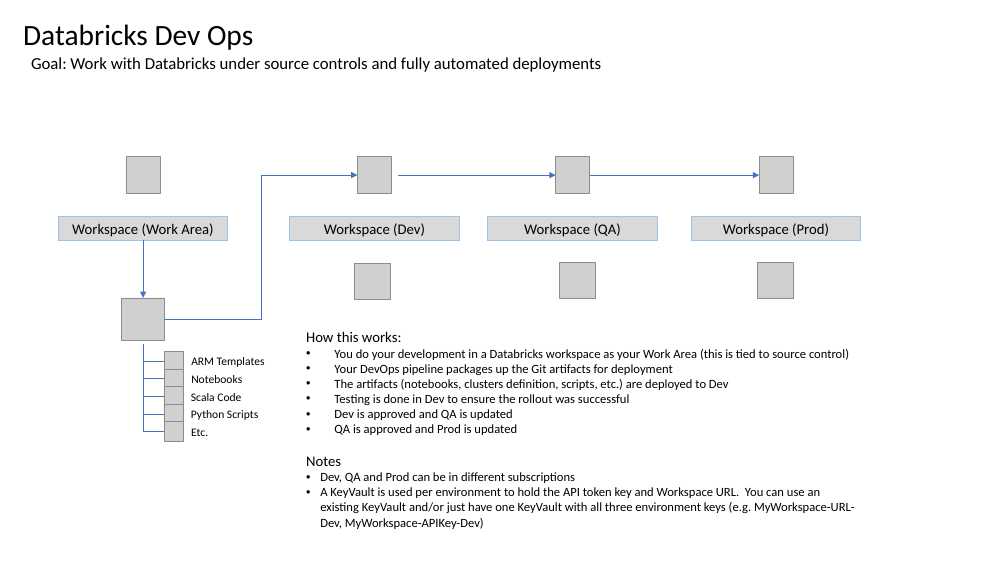
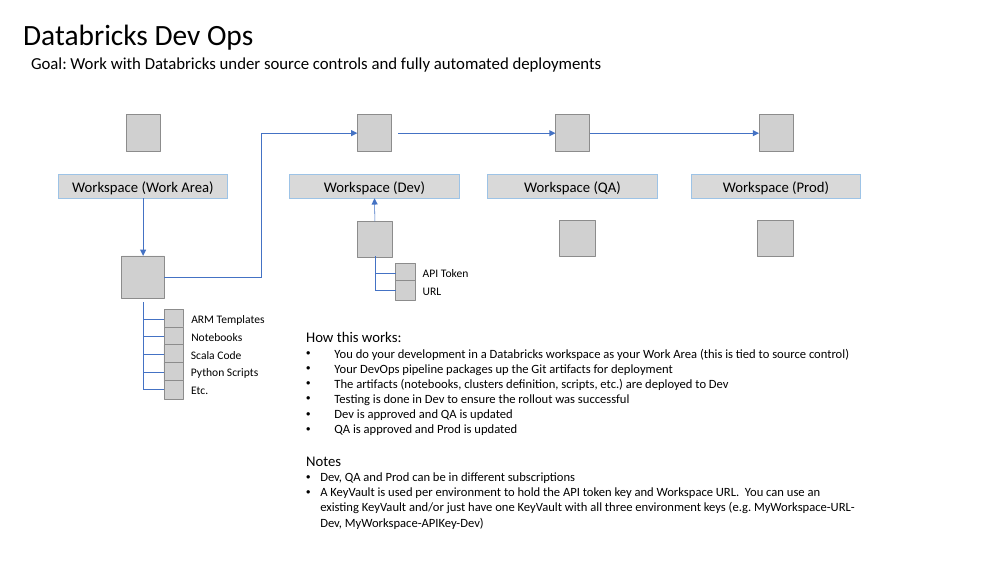
Before and after one commit to AdamPaternostro/Azure-Databricks-Dev-Ops, a slide deck: slide 1 of Databricks Dev Ops.pptx. Drawn at 1008x567 pixels with LibreOffice and Linux fonts; fonts in the diff are those of the drawing; grey boxes stand for pictures. Boxes give left, top, right and bottom in pixels: in the first picture for what was removed or moved away, otherwise in the second. Text is boxed around its words. In the diff, an @@ line names an element or a change of style, - is before the commit and + after.

Commit message:
Updates to diagram

```diff
--- a/Databricks Dev Ops.pptx
+++ b/Databricks Dev Ops.pptx
@@ arrow added from (375, 222) to (374, 198), #4472C4 0.5 pt @@
@@ elbow line added from (396, 273) to (375, 256), #4472C4 0.5 pt @@
@@ picture added at [396, 263, 416, 283] @@
@@ text added at [423, 269, 468, 277], 11 pt, text #000000 @@
+API Token
@@ elbow line added from (395, 290) to (375, 274), #4472C4 0.5 pt @@
@@ picture added at [395, 281, 415, 301] @@
@@ text added at [423, 287, 442, 295], 11 pt, text #000000 @@
+URL
@@ 13 pictures, 4 texts, 4 rectangles, 3 arrows, 3 elbow lines, 1 elbow arrow: place and size @@
-13 pictures, 4 texts, 4 rectangles, 3 arrows, 3 elbow lines, 1 elbow arrow at [58, 157, 861, 442]
+13 pictures, 4 texts, 4 rectangles, 3 arrows, 3 elbow lines, 1 elbow arrow at [58, 115, 861, 400]
@@ 2 elbow lines, 1 text: place and size @@
-2 elbow lines, 1 text at [143, 380, 258, 420]
+2 elbow lines, 1 text at [143, 337, 258, 378]
```
